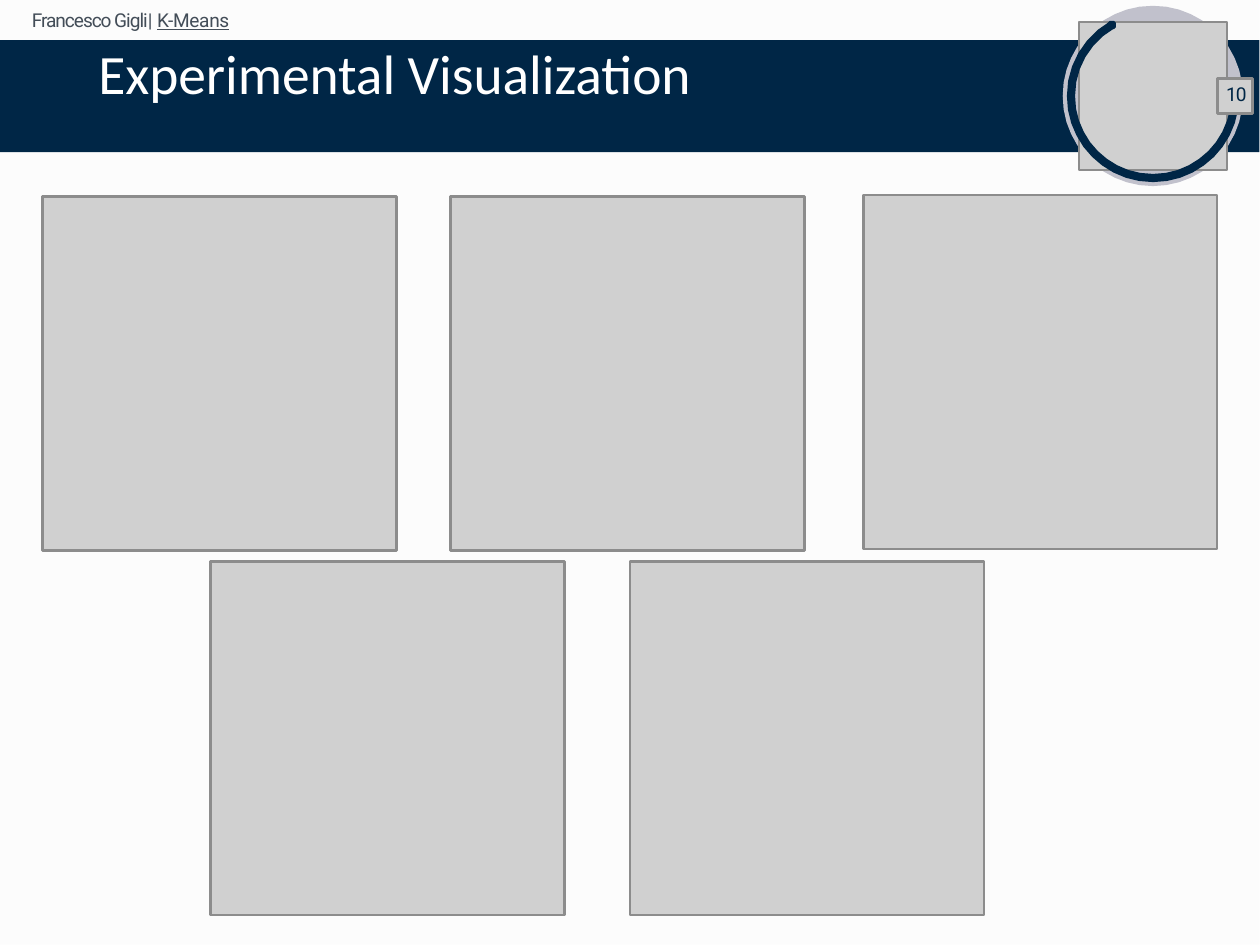
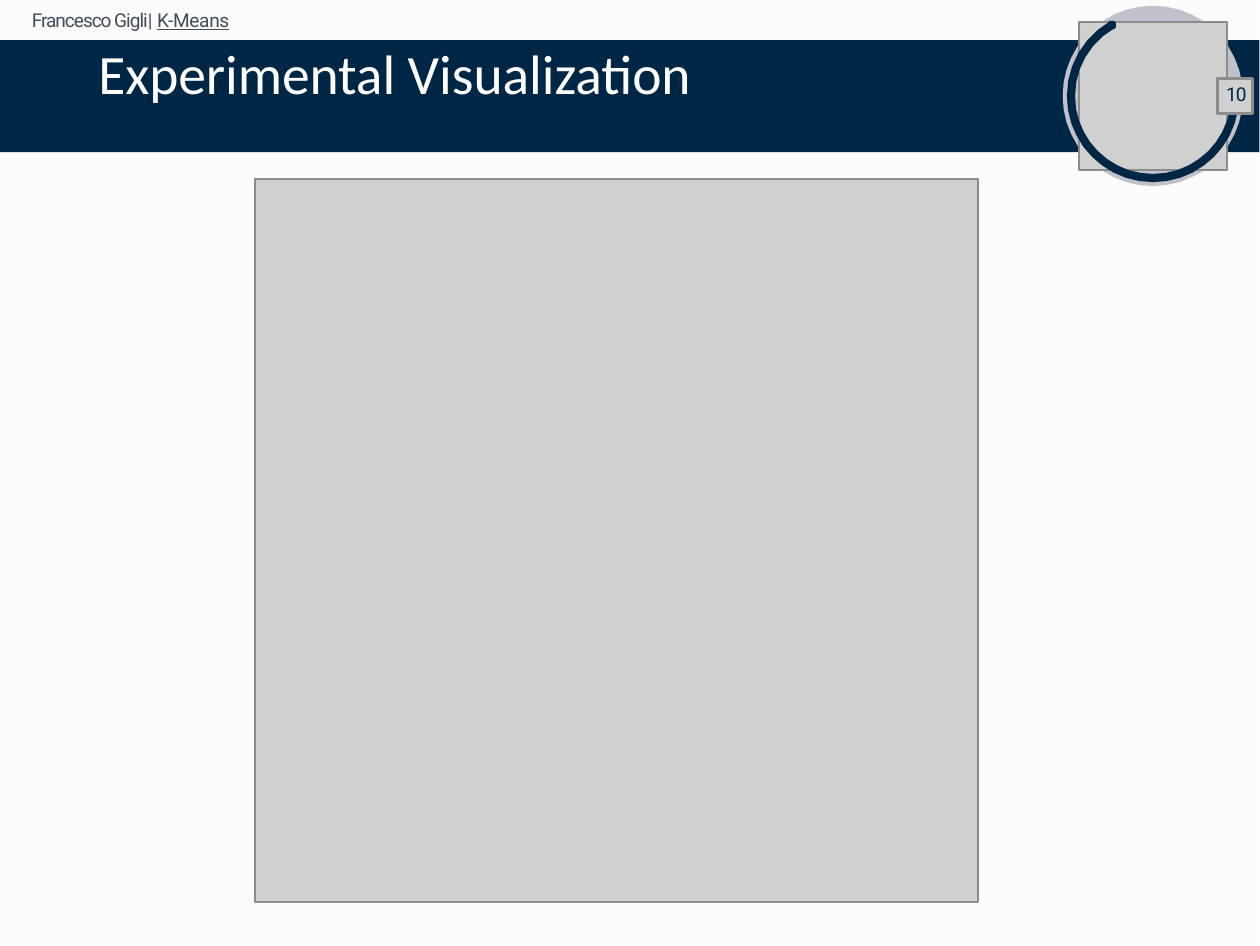
Before and after one commit to FrancescoGigli/K_Means_Parallel_Computing_Project_Mid_Term, a slide deck: slide 12 of KMeans_Presentation.pptx (slide 11 before the commit). Drawn at 1260x946 pixels with LibreOffice and Linux fonts; fonts in the diff are those of the drawing; grey boxes stand for pictures. Boxes give left, top, right and bottom in pixels: in the first picture for what was removed or moved away, otherwise in the second. Text is boxed around its words. In the diff, an @@ line names an element or a change of style, - is before the commit and + after.

```diff
--- a/KMeans_Presentation.pptx
+++ b/KMeans_Presentation.pptx
@@ picture removed at box(42, 198, 397, 552) @@
@@ picture added at box(255, 180, 978, 903) @@
@@ picture removed at box(450, 198, 805, 552) @@
@@ picture removed at box(862, 195, 1218, 550) @@
@@ picture removed at box(210, 562, 565, 918) @@
@@ picture removed at box(630, 562, 985, 918) @@
```
Also in this commit, not shown: 5 other slides changed, 5 slides added.
